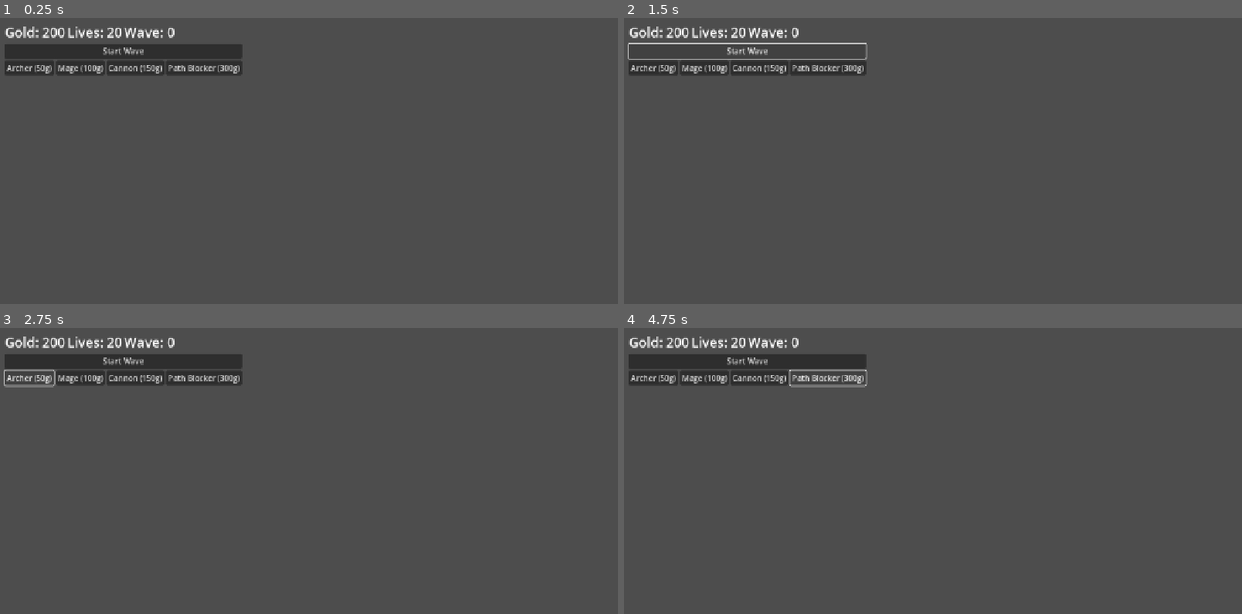
Above: before the commit, frames 1-4 (two rows, left to right).
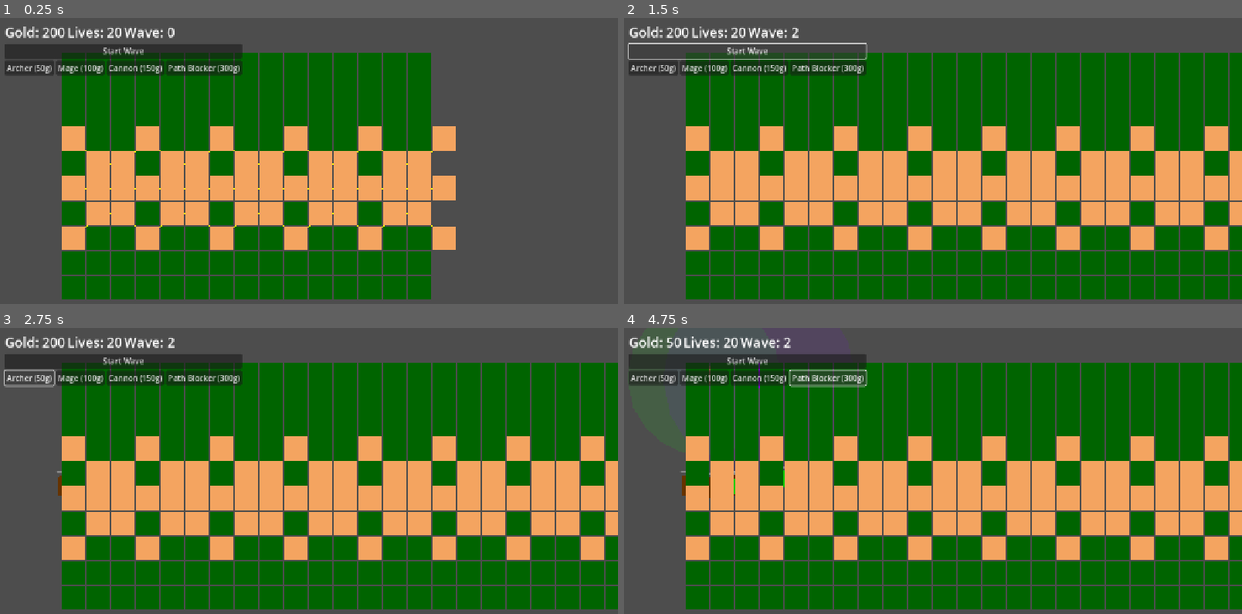
Above: after the commit, the same moments.

Repository: Saberlost/GodotTowerDefense
Game: Godot game, scene res://scenes/main.tscn
The game is run twice, just before and just after one commit, with the same random seed, the same clock (stepped at 60 frames per second) and the same inputs.
Inputs:
- Up to frame 1 (0.25 s): no input
- Up to frame 2 (1.5 s): click "Start Wave" at 0.5 s; click "Start Wave" at 1.25 s
- Up to frame 3 (2.75 s): click "Archer (50g)" at 2 s
- Up to frame 4 (4.75 s): click "Mage (100g)" at 2.75 s; click "Cannon (150g)" at 3.5 s; click "Path Blocker (300g)" at 4.25 s

The runs differ from the first frame. In frame 1, 48% of the frame differs, in the area x 10-74%, y 12-99%; in frame 2, 71%; in frame 3, 71%; in frame 4, 71%, in the area x 6-100%, y 2-99%.
Error before the commit: Parse Error: Unrecognized annotation: "@ontml". (res://scripts/main.gd:22)

Commit message:
Fix code review issues: remove unused variable, extract constants, add safety checks
Co-authored-by: Saberlost <1304210+Saberlost@users.noreply.github.com>

Diff:
--- a/scripts/main.gd
+++ b/scripts/main.gd
@@ -4,6 +4,9 @@
 const TILE_SIZE = 64
 const MAP_SECTION_WIDTH = 15
 const MAP_SECTION_HEIGHT = 10
+const BASE_ENEMY_COUNT = 5
+const ENEMY_SCALING_FACTOR = 2
+const DRAGON_UNLOCK_WAVE = 5
 
 var current_wave = 0
 var gold = 200
@@ -13,13 +16,11 @@
 
 # Spawner and paths
 var spawn_point = Vector2.ZERO
-var end_point = Vector2.ZERO
 var paths = []
 
 # References
 @onready var enemy_container = $Enemies
 @onready var tower_container = $Towers
-@ontml:parameter>
 @onready var ui = $UI
 
 # Enemy scene
@@ -67,7 +68,6 @@
 
 	# Update spawn and end points
 	spawn_point = section_data.spawn
-	end_point = section_data.end
 	paths = section_data.paths
 
 	# Draw the section
@@ -149,8 +149,8 @@
 	update_ui()
 
 func spawn_wave_enemies():
-	var enemy_count = 5 + current_wave * 2
-	var enemy_types = ["goblin", "orc"] if current_wave < 5 else ["goblin", "orc", "dragon"]
+	var enemy_count = BASE_ENEMY_COUNT + current_wave * ENEMY_SCALING_FACTOR
+	var enemy_types = ["goblin", "orc"] if current_wave < DRAGON_UNLOCK_WAVE else ["goblin", "orc", "dragon"]
 
 	for i in range(enemy_count):
 		await get_tree().create_timer(1.0).timeout
@@ -244,10 +244,16 @@
 	return false
 
 func recalculate_paths(blocked_pos: Vector2):
-	# Simple path recalculation - make enemies avoid blocked tile
+	# Improved path recalculation with bounds checking
 	for path in paths:
 		for i in range(len(path)):
 			if path[i].distance_to(blocked_pos) < TILE_SIZE:
-				# Offset the path point
-				path[i] += Vector2(0, TILE_SIZE)
+				# Try to offset the path point, ensuring it stays within bounds
+				var new_pos = path[i] + Vector2(0, TILE_SIZE)
+				# Check if new position is within map bounds
+				if new_pos.y / TILE_SIZE < MAP_SECTION_HEIGHT:
+					path[i] = new_pos
+				else:
+					# If can't go down, try going up
+					path[i] = path[i] - Vector2(0, TILE_SIZE)
 	queue_redraw()
--- a/scripts/tower.gd
+++ b/scripts/tower.gd
@@ -13,6 +13,8 @@
 @onready var sprite = $Sprite2D
 
 func _ready():
+	if attack_speed <= 0:
+		attack_speed = 1.0  # Default to prevent division by zero
 	attack_timer = 1.0 / attack_speed
 	if range_circle:
 		range_circle.scale = Vector2(range / 50.0, range / 50.0)
Not shown, added: DESIGN.md
Not shown, changed: README.md
